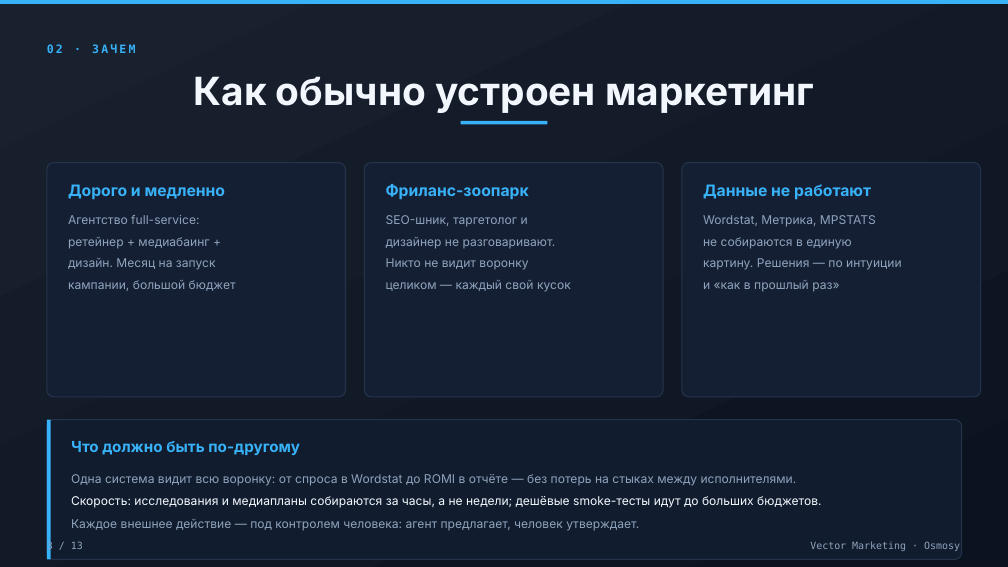
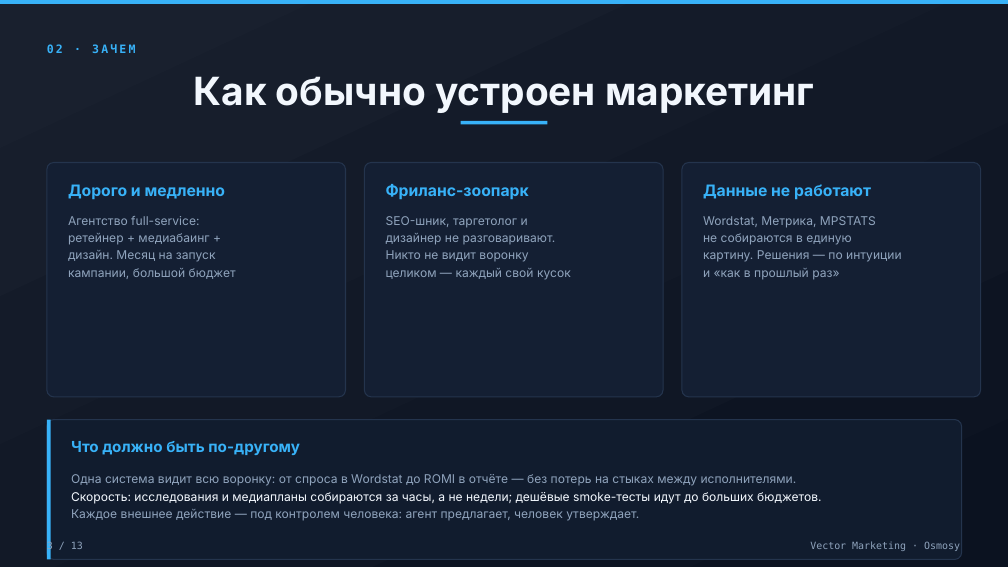
Before and after one commit to Osmosy/vector-marketing, a slide deck: slide 3 of deck/vector-marketing-01-obsidian-neon.pptx. Drawn at 1008x567 pixels with LibreOffice and Linux fonts; fonts in the diff are those of the drawing. Boxes give left, top, right and bottom in pixels: in the first picture for what was removed or moved away, otherwise in the second. Text is boxed around its words. In the diff, an @@ line names an element or a change of style, - is before the commit and + after.

```diff
--- a/deck/vector-marketing-01-obsidian-neon.pptx
+++ b/deck/vector-marketing-01-obsidian-neon.pptx
@@ text at (68,216,209,245): paragraphs added @@
+Агентство full-service:
+ретейнер + медиабаинг +
@@ text "Агентство full-service:": place and size @@
-text "Агентство full-service:" at (68,258,216,270)
+text "Агентство full-service:" at (68,216,236,279)
@@ text removed at (68,237,209,249) @@
-ретейнер + медиабаинг +
@@ text at (386,216,556,262): paragraphs added @@
+SEO-шник, таргетолог и
+дизайнер не разговаривают.
+Никто не видит воронку
@@ text "SEO-шник, таргетолог и": place and size @@
-text "SEO-шник, таргетолог и" at (386,280,571,292)
+text "SEO-шник, таргетолог и" at (386,216,571,280)
@@ text removed at (386,237,556,249) @@
-дизайнер не разговаривают.
@@ text at (703,216,902,262): paragraphs added @@
+Wordstat, Метрика, MPSTATS
+не собираются в единую
+картину. Решения — по интуиции
@@ text "Wordstat, Метрика, MPSTATS": place and size @@
-text "Wordstat, Метрика, MPSTATS" at (703,280,839,292)
+text "Wordstat, Метрика, MPSTATS" at (703,216,902,280)
@@ text removed at (703,237,852,249) @@
-не собираются в единую
@@ text at (68,268,236,279): paragraph added @@
+кампании, большой бюджет
@@ text at (68,250,216,262): line spacing 1 to 1.05; more space between paragraphs @@
@@ text at (386,268,571,280): line spacing 1 to 1.05; more space between paragraphs @@
@@ text removed at (386,258,528,270) @@
-Никто не видит воронку
@@ text at (703,268,839,280): line spacing 1 to 1.05; more space between paragraphs @@
@@ text removed at (703,258,902,270) @@
-картину. Решения — по интуиции
@@ text removed at (68,280,236,291) @@
-кампании, большой бюджет
@@ text "Одна система видит всю воронку: ...": place and size @@
-text "Одна система видит всю воронку: ..." at (71,496,821,508)
+text "Одна система видит всю воронку: ..." at (71,474,821,521)
@@ text at (71,509,639,521): paragraph added @@
+Каждое внешнее действие — под контролем человека: агент предлагает, человек утверждает.
@@ text at (71,492,821,504): line spacing 1 to 1.05; more space between paragraphs @@
@@ text removed at (71,519,639,531) @@
-Каждое внешнее действие — под контролем человека: агент предлагает, человек утверждает.
```
Also in this commit, not shown: 9 other slides changed, 4 other files.
